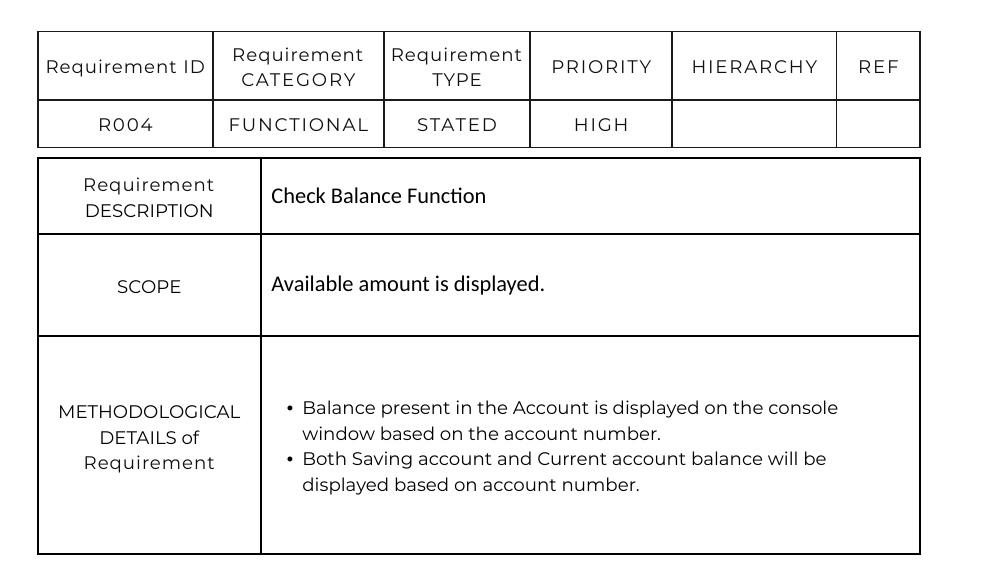
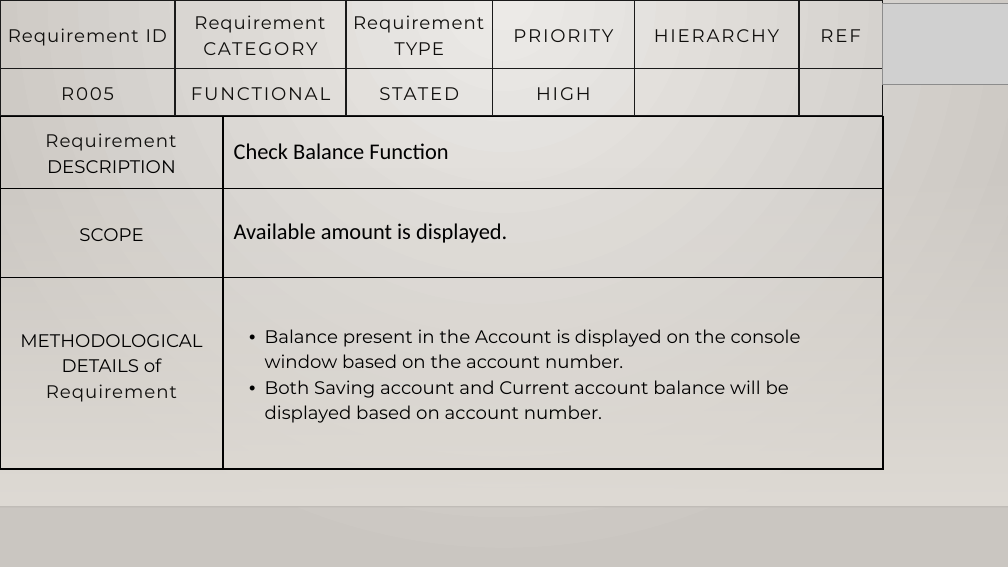
Before and after one commit to varungoel18/Bank_Application, a slide deck: slide 12 of Bank_operations_Project.pptx (slide 11 before the commit). Drawn at 1008x567 pixels with LibreOffice and Linux fonts; fonts in the diff are those of the drawing; grey boxes stand for pictures; background and template pictures are left out. Boxes give left, top, right and bottom in pixels: in the first picture for what was removed or moved away, otherwise in the second. Text is boxed around its words. In the diff, an @@ line names an element or a change of style, - is before the commit and + after.

```diff
--- a/Bank_operations_Project.pptx
+++ b/Bank_operations_Project.pptx
@@ background #FFFFFF to gradient #ECEAE7 to #CAC7C1 @@
@@ table at [0,0,882,116] @@
-row 2, column 1: R004
+row 2, column 1: R005
@@ table: place and size @@
-table at [38,31,920,147]
+table at [0,0,882,116]
@@ picture added at [883,4,1008,84] @@
@@ table: place and size @@
-table at [38,158,921,554]
+table at [0,116,883,467]
@@ rectangle added at [0,167,1008,507], fill gradient #DFDBD5 @@
@@ line added from (0, 507) to (1008, 507), #000001 1 pt @@
```
Also in this commit, not shown: 12 other slides changed, 2 slides added, 1 slide removed.
